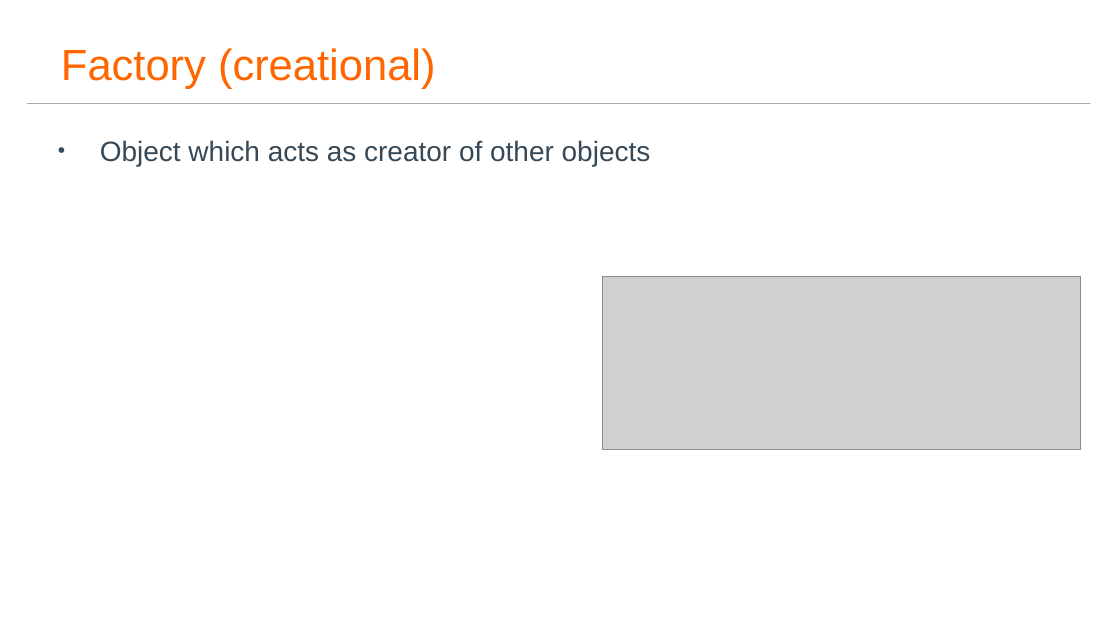
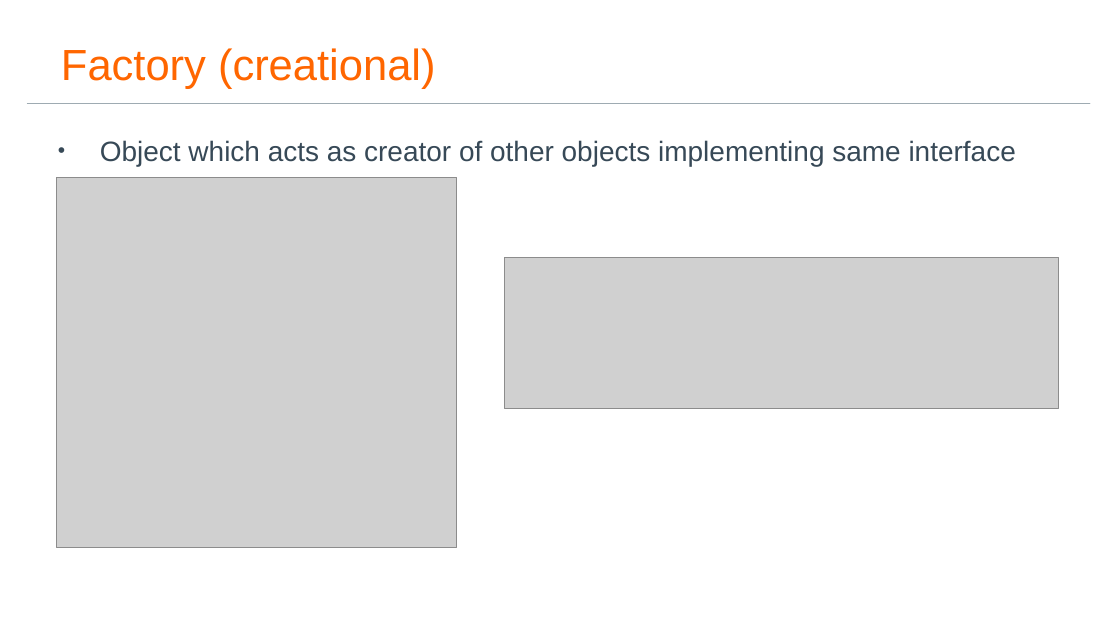
Before and after one commit to PlumpMath/DesignPatterns-230, a slide deck: slide 7 of Presentation/Design Patterns Official.pptx. Drawn at 1120x630 pixels with LibreOffice and Linux fonts; fonts in the diff are those of the drawing; grey boxes stand for pictures; background and template pictures are left out. Boxes give left, top, right and bottom in pixels: in the first picture for what was removed or moved away, otherwise in the second. Text is boxed around its words. In the diff, an @@ line names an element or a change of style, - is before the commit and + after.

```diff
--- a/Presentation/Design Patterns Official.pptx
+++ b/Presentation/Design Patterns Official.pptx
@@ text at <box>100,140,1016,167</box>: text changed @@
-• Object which acts as creator of other objects
+• Object which acts as creator of other objects implementing same interface
@@ picture added at <box>57,177,457,548</box> @@
@@ picture: place and size @@
-picture at <box>603,277,1081,449</box>
+picture at <box>504,258,1058,409</box>
```
Also in this commit, not shown: 4 other slides changed, 6 slides added, 4 slides removed, 11 other files.
